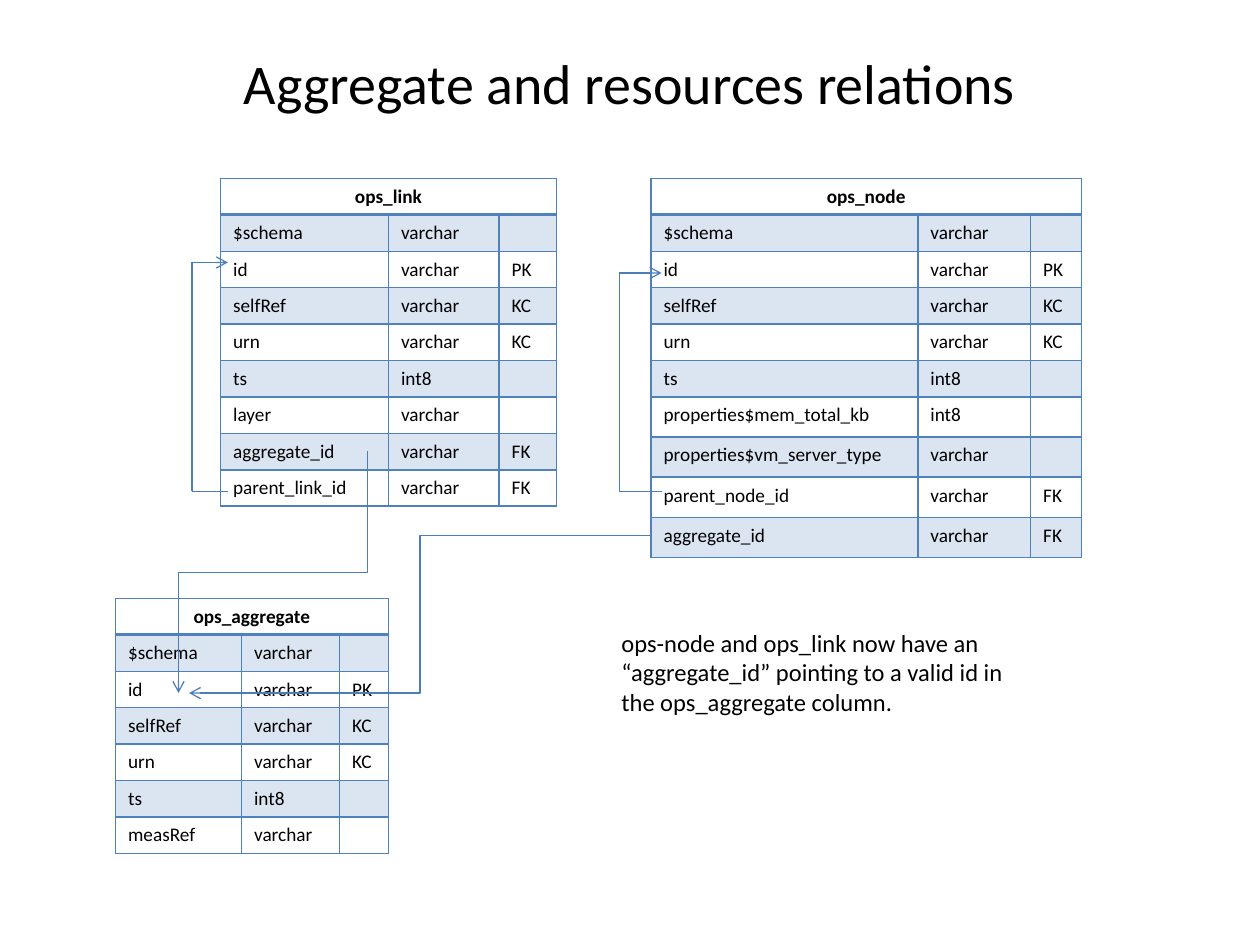
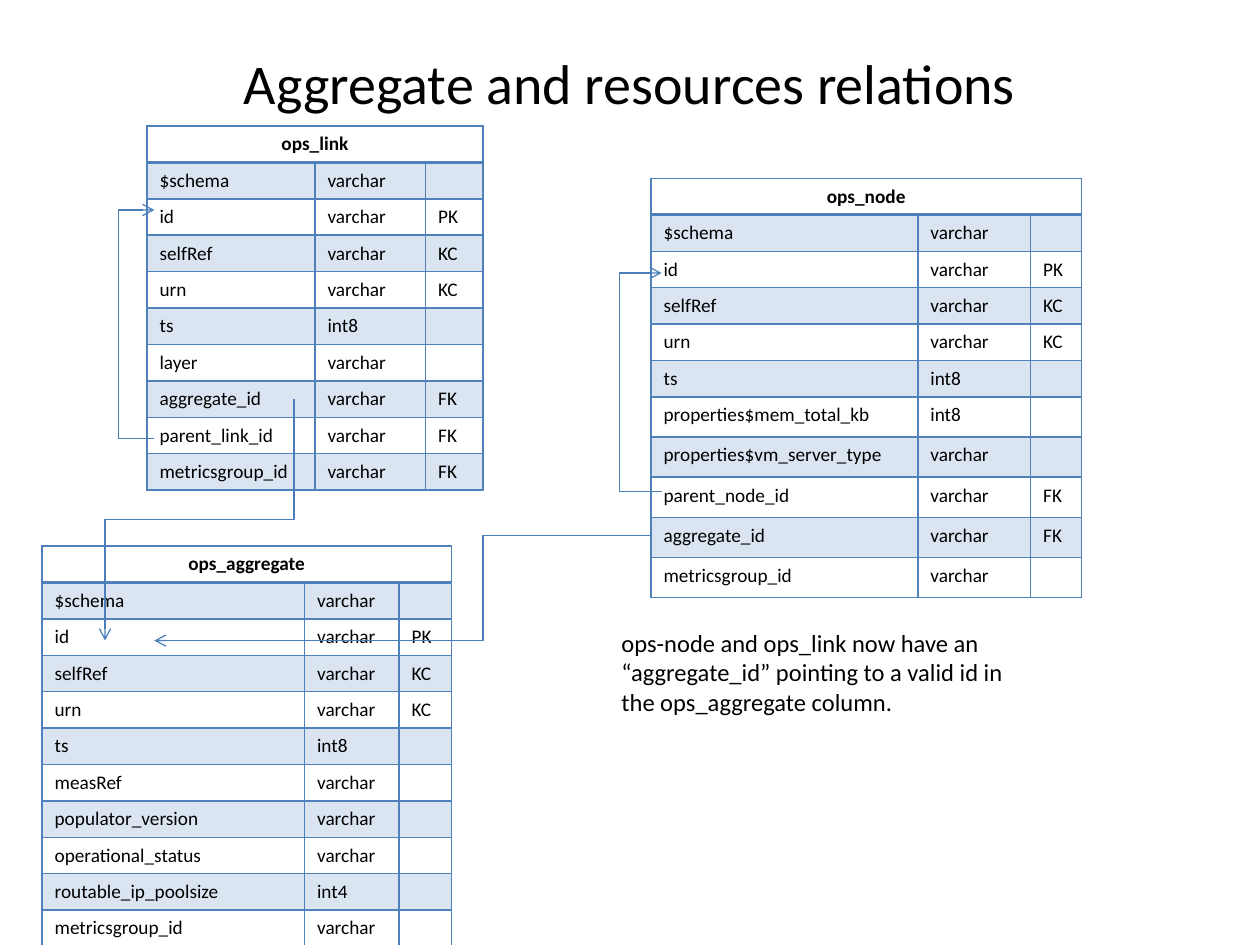
Before and after one commit to tcmitchell/geni-ops-monitoring, a slide deck: slide 5 of doc/slides/Ops Monitoring Tables relations.pptm. Drawn at 1260x945 pixels with LibreOffice and Linux fonts; fonts in the diff are those of the drawing. Boxes give left, top, right and bottom in pixels: in the first picture for what was removed or moved away, otherwise in the second. Text is boxed around its words. In the diff, an @@ line names an element or a change of style, - is before the commit and + after.

Commit message:
Added slides for metrics group tables.

```diff
--- a/doc/slides/Ops Monitoring Tables relations.pptm
+++ b/doc/slides/Ops Monitoring Tables relations.pptm
@@ table at [147, 126, 484, 486] @@
+row 10: metricsgroup_id | varchar | FK
@@ table: place and size @@
-table at [220, 179, 557, 501]
+table at [147, 126, 484, 486]
@@ table at [651, 179, 1082, 593] @@
+row 11: metricsgroup_id | varchar | 
@@ 1 arrow, 1 line, 1 elbow arrow: place and size @@
-1 arrow, 1 line, 1 elbow arrow at [179, 262, 368, 693]
+1 arrow, 1 line, 1 elbow arrow at [105, 210, 294, 640]
@@ line moved from (228, 491) - (192, 491) to (155, 438) - (118, 438) @@
@@ elbow arrow moved from (651, 536) - (189, 693) to (651, 536) - (155, 640) @@
@@ table at [42, 546, 451, 942] @@
+row 8: populator_version | varchar | 
+row 9: operational_status | varchar | 
+row 10: routable_ip_poolsize | int4 | 
+row 11: metricsgroup_id | varchar | 
@@ table: place and size @@
-table at [116, 598, 389, 848]
+table at [42, 546, 451, 942]
```
Also in this commit, not shown: 9 other slides changed, 5 slides added.
